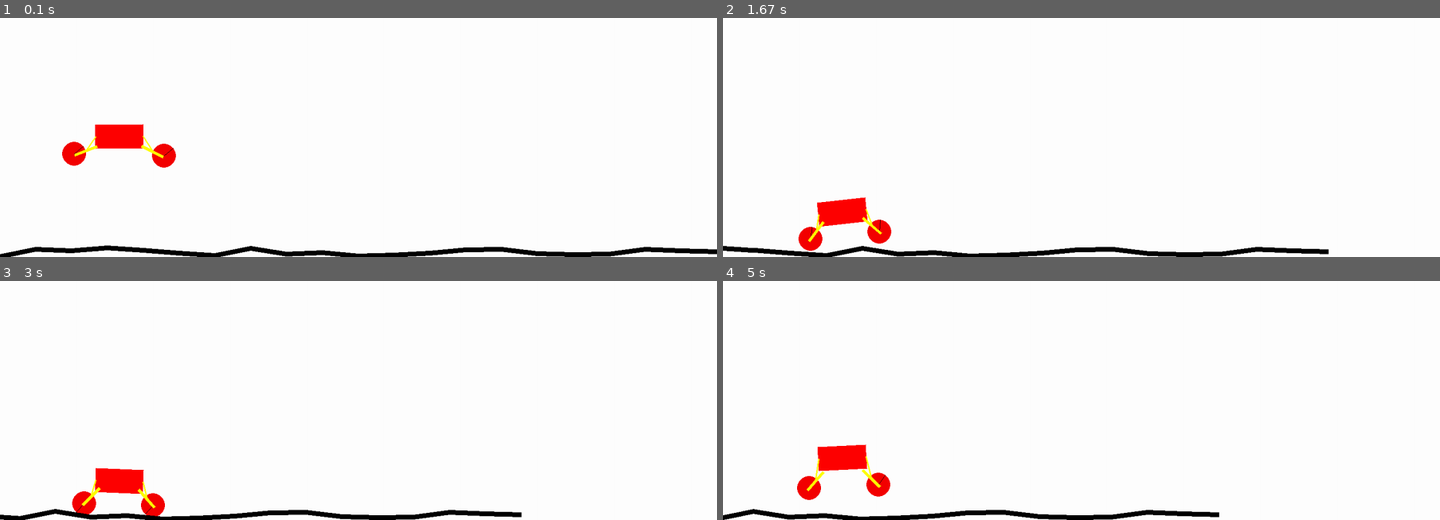
Above: before the commit, frames 1-4 (two rows, left to right).
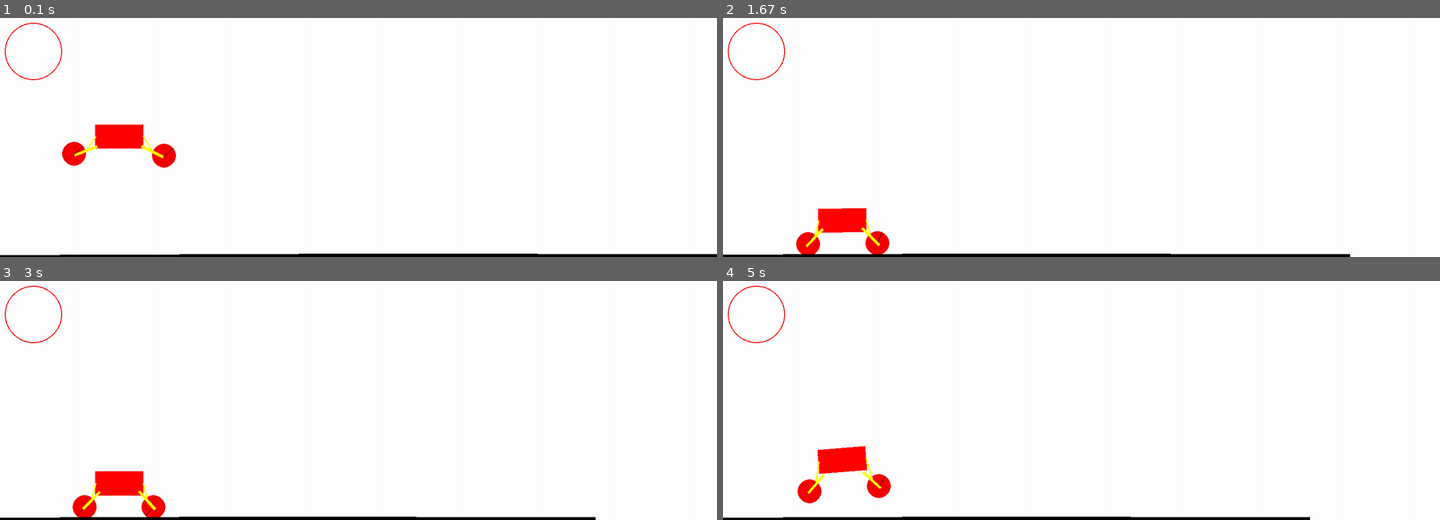
Above: after the commit, the same moments.

Repository: semboko/pygame-sandbox
Game: pygame game, started from main.py
Two runs of this game, one before a commit and one after it. Both use one fixed random seed, a clock stepped at 60 frames per second and the inputs below.
Inputs (mouse positions are in pixels of both pictures, inside the frame that each line leads up to):
- Up to frame 1 (0.1 s): no input
- Up to frame 2 (1.67 s): hold D 0.33-0.8 s; move the mouse to (1052, 147) at 0.37 s; hold D 0.83-1.3 s; hold A from 1.33 s (still down)
- Up to frame 3 (3 s): release A at 1.87 s; hold A 1.9-2.3 s; hold D 2.33-2.97 s
- Up to frame 4 (5 s): hold A 3-3.47 s; hold D 3.5-3.97 s; tap Space at 3.57, 3.87, 4.07, 4.37, 4.57, 4.87 s; hold D 4-4.47 s; hold A from 4.5 s (still down)

The runs differ from the first frame. In frame 1, 2.7% of the frame differs, in the area x 0-100%, y 2-100%; in frame 2, 3.4%, in the area x 0-88%, y 2-100%; in frame 3, 2.5%; in frame 4, 2.6%.

Commit message:
Added speedometer

Diff:
--- a/scenes/carscene.py
+++ b/scenes/carscene.py
@@ -5,14 +5,16 @@
 from scenes.abstract import AbstractPymunkScene
 from scenes.components.car import Car
 from scenes.components.terrain import Terrain
+from scenes.components.speedometer import Speedometer
 
 
 class CarScene(AbstractPymunkScene):
     def reset_scene(self):
         super().reset_scene()
         self.car = Car(250, 250, 100, 50, self.space)
-        self.floor = Terrain(0, self.display.get_width(), 0, 20, 20, self.space)
-        self.objects.extend((self.car, self.floor))
+        self.floor = Terrain(0, self.display.get_width(), 0, 3, 2, self.space)
+        self.speedometer = Speedometer(70, 70, 0, 1000)
+        self.objects.extend((self.car, self.floor, self.speedometer))
 
     def update(self):
         super().update()
@@ -26,6 +28,7 @@
 
         self.camera_shift = pymunk.Vec2d(self.car.get_x_shift(), 0)
         self.floor.update(self.camera_shift.x)
+        self.speedometer.update(self.car.car_body.body.velocity.x)
 
     def handle_event(self, event: Event) -> None:
         if event.type == pygame.KEYDOWN:
--- /dev/null
+++ b/scenes/components/speedometer.py
@@ -0,0 +1,25 @@
+import pymunk
+import pygame
+from pygame.surface import Surface
+from pymunk import Vec2d
+from math import sin, cos
+
+
+class Speedometer:
+    def __init__(self, center_x: int, center_y: int, min_speed: int, max_speed: int, radius: int = 60) -> None:
+        self.x, self.y = center_x, center_y
+        self.min_speed = min_speed
+        self.max_speed = max_speed
+        self.r = radius
+        self.speed = 0
+
+    def update(self, speed: int) -> None:
+        if speed < self.min_speed:
+            speed = self.min_speed
+        if speed > self.max_speed:
+            speed = self.max_speed
+        self.speed = round(speed / (self.max_speed - self.min_speed), 2)
+        print(self.speed)
+
+    def render(self, display: Surface, camera_shift: Vec2d) -> None:
+        pygame.draw.circle(display, (255, 0, 0), (self.x, self.y), self.r, 2)
